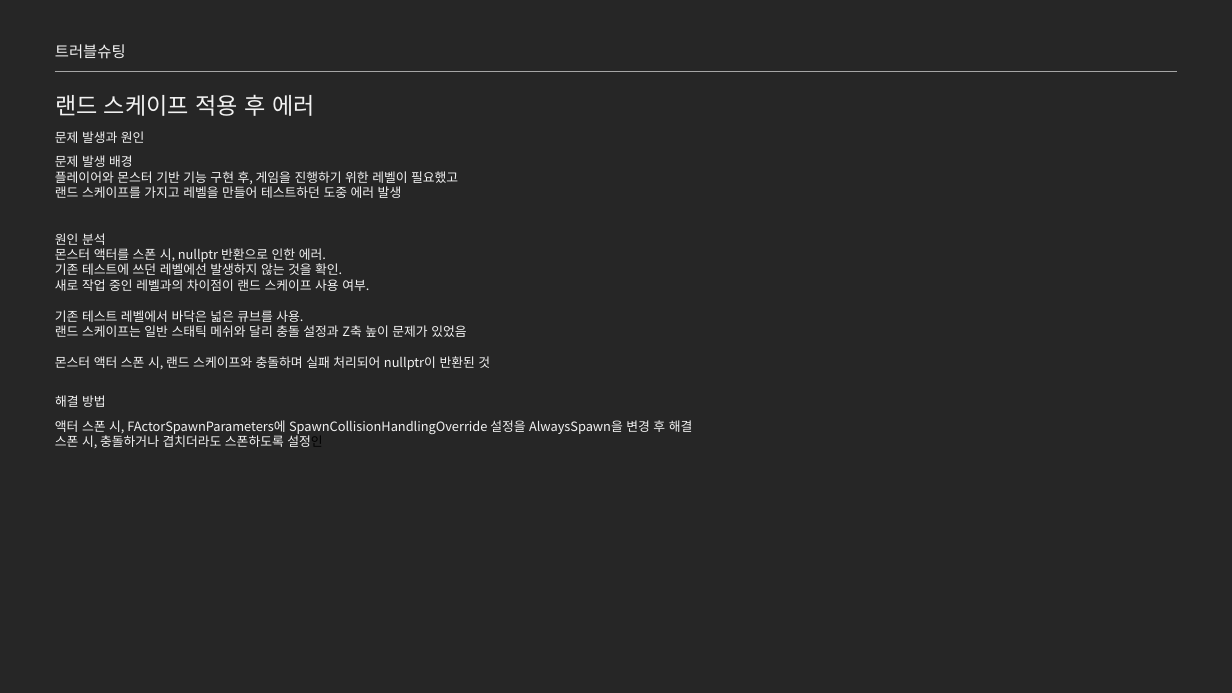
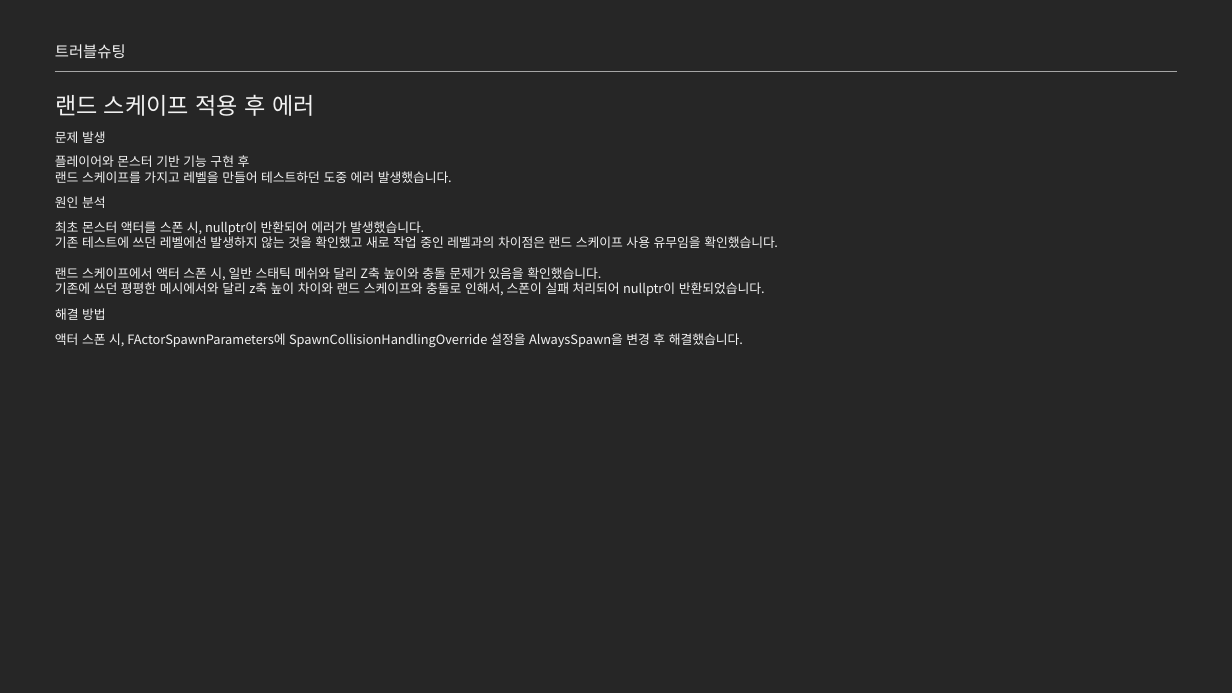
Before and after one commit to jhk0701/project-ARPGHunter, a slide deck: slide 23 of Docs/UnrealEngine_문서_김정환.pptx. Drawn at 1232x693 pixels with LibreOffice and Linux fonts; fonts in the diff are those of the drawing. Boxes give left, top, right and bottom in pixels: in the first picture for what was removed or moved away, otherwise in the second. Text is boxed around its words. In the diff, an @@ line names an element or a change of style, - is before the commit and + after.

```diff
--- a/Docs/UnrealEngine_문서_김정환.pptx
+++ b/Docs/UnrealEngine_문서_김정환.pptx
@@ text at <box>55,131,106,143</box>: text changed @@
-문제 발생과 원인
+문제 발생
@@ text at <box>55,155,452,183</box>: text changed @@
-문제 발생 배경
-플레이어와 몬스터 기반 기능 구현 후, 게임을 진행하기 위한 레벨이 필요했고
-랜드 스케이프를 가지고 레벨을 만들어 테스트하던 도중 에러 발생
-원인 분석
-몬스터 액터를 스폰 시, nullptr 반환으로 인한 에러.
-기존 테스트에 쓰던 레벨에선 발생하지 않는 것을 확인.
-새로 작업 중인 레벨과의 차이점이 랜드 스케이프 사용 여부.
-기존 테스트 레벨에서 바닥은 넓은 큐브를 사용.
-랜드 스케이프는 일반 스태틱 메쉬와 달리 충돌 설정과 Z축 높이 문제가 있었음
-몬스터 액터 스폰 시, 랜드 스케이프와 충돌하며 실패 처리되어 nullptr이 반환된 것
+플레이어와 몬스터 기반 기능 구현 후
+랜드 스케이프를 가지고 레벨을 만들어 테스트하던 도중 에러 발생했습니다.
@@ text added at <box>55,196,106,208</box>, 10 pt, text #F2F2F2 @@
+원인 분석
@@ text added at <box>55,221,778,296</box>, 10 pt, text #F2F2F2 @@
+최초 몬스터 액터를 스폰 시, nullptr이 반환되어 에러가 발생했습니다.
+기존 테스트에 쓰던 레벨에선 발생하지 않는 것을 확인했고 새로 작업 중인 레벨과의 차이점은 랜드 스케이프 사용 유무임을 확인했습니다.
+랜드 스케이프에서 액터 스폰 시, 일반 스태틱 메쉬와 달리 Z축 높이와 충돌 문제가 있음을 확인했습니다.
+기존에 쓰던 평평한 메시에서와 달리 z축 높이 차이와 랜드 스케이프와 충돌로 인해서, 스폰이 실패 처리되어 nullptr이 반환되었습니다.
@@ text "해결 방법": place and size @@
-text "해결 방법" at <box>55,395,106,407</box>
+text "해결 방법" at <box>55,308,106,320</box>
@@ text at <box>55,333,743,347</box>: text changed @@
-액터 스폰 시, FActorSpawnParameters에 SpawnCollisionHandlingOverride 설정을 AlwaysSpawn을 변경 후 해결
-스폰 시, 충돌하거나 겹치더라도 스폰하도록 설정인
+액터 스폰 시, FActorSpawnParameters에 SpawnCollisionHandlingOverride 설정을 AlwaysSpawn을 변경 후 해결했습니다.
```
Also in this commit, not shown: 5 other slides changed.
